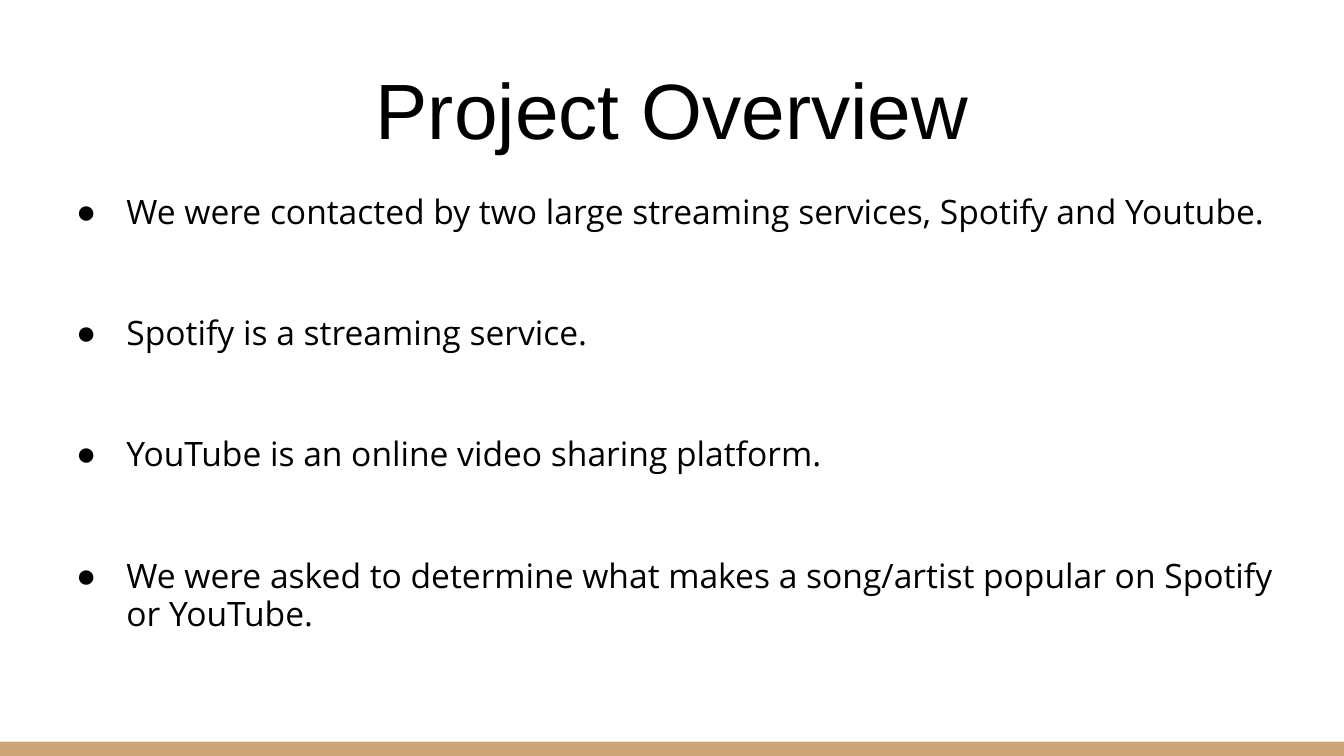
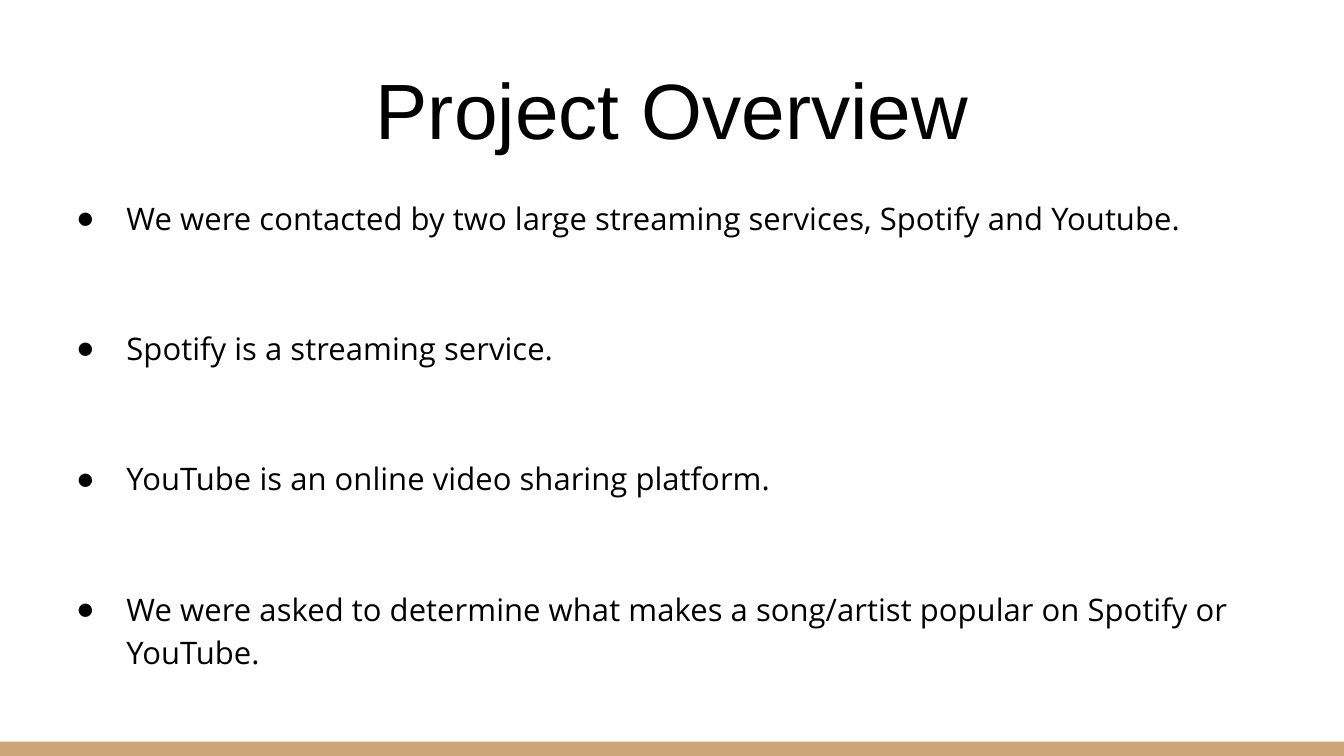
Before and after one commit to Nicholas-Simpson/Project1, a slide deck: slide 2 of Group 3 Presentation.pptx. Drawn at 1344x756 pixels with LibreOffice and Linux fonts; fonts in the diff are those of the drawing. Boxes give left, top, right and bottom in pixels: in the first picture for what was removed or moved away, otherwise in the second. Text is boxed around its words. In the diff, an @@ line names an element or a change of style, - is before the commit and + after.

```diff
--- a/Group 3 Presentation.pptx
+++ b/Group 3 Presentation.pptx
@@ text "We were contacted by two ..." at (126, 206, 1227, 665): size 18 to 16.6 pt; line spacing 0.95 to 1.15 @@
```
Also in this commit, not shown: 6 other slides changed.
